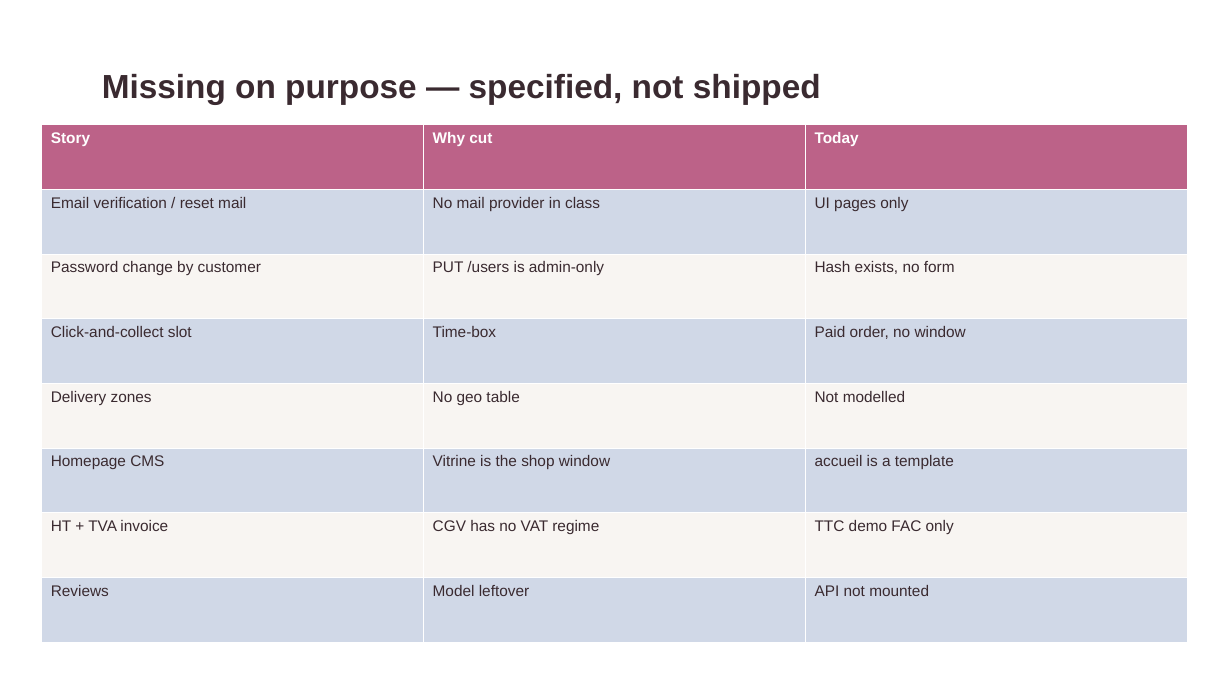
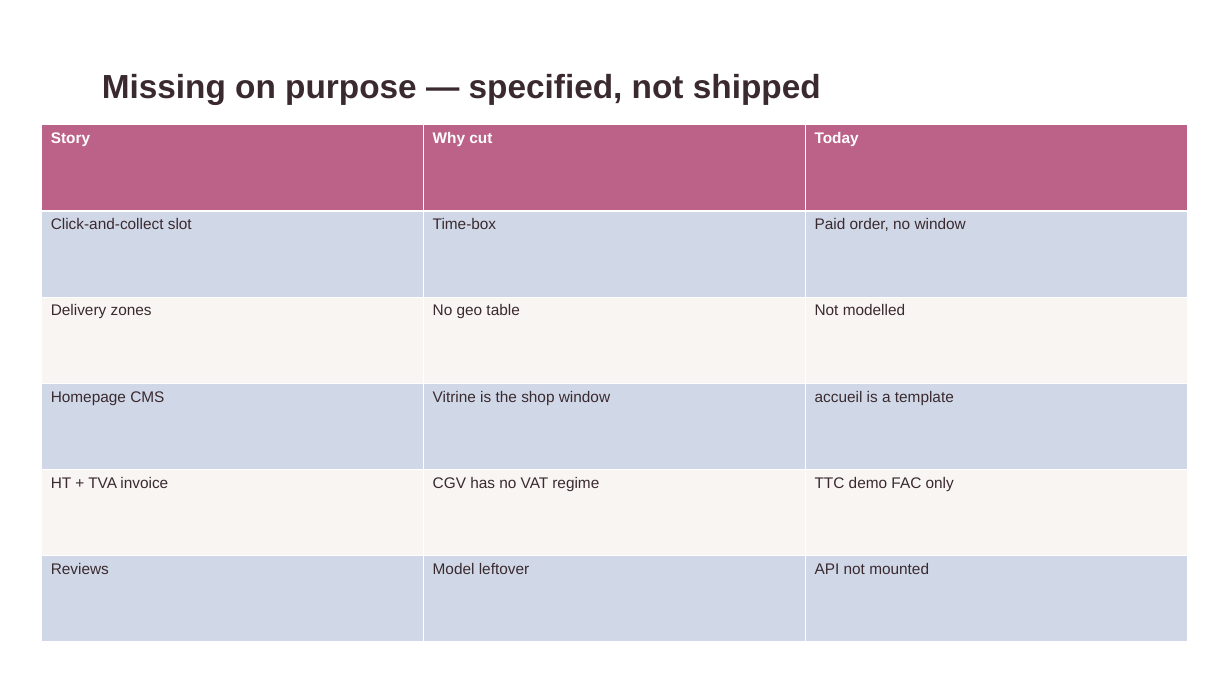
Before and after one commit to Issercio/Demo-day, a slide deck: slide 8 of docs/presentation/Pivoine-Lilas.pptx. Drawn at 1232x693 pixels with LibreOffice and Linux fonts; fonts in the diff are those of the drawing. Boxes give left, top, right and bottom in pixels: in the first picture for what was removed or moved away, otherwise in the second. Text is boxed around its words. In the diff, an @@ line names an element or a change of style, - is before the commit and + after.

```diff
--- a/docs/presentation/Pivoine-Lilas.pptx
+++ b/docs/presentation/Pivoine-Lilas.pptx
@@ table at <box>42,125,1187,642</box> @@
-row 2: Email verification / reset mail | No mail provider in class | UI pages only
-row 3: Password change by customer | PUT /users is admin-only | Hash exists, no form
```
Also in this commit, not shown: 7 other slides changed, 30 other files.
